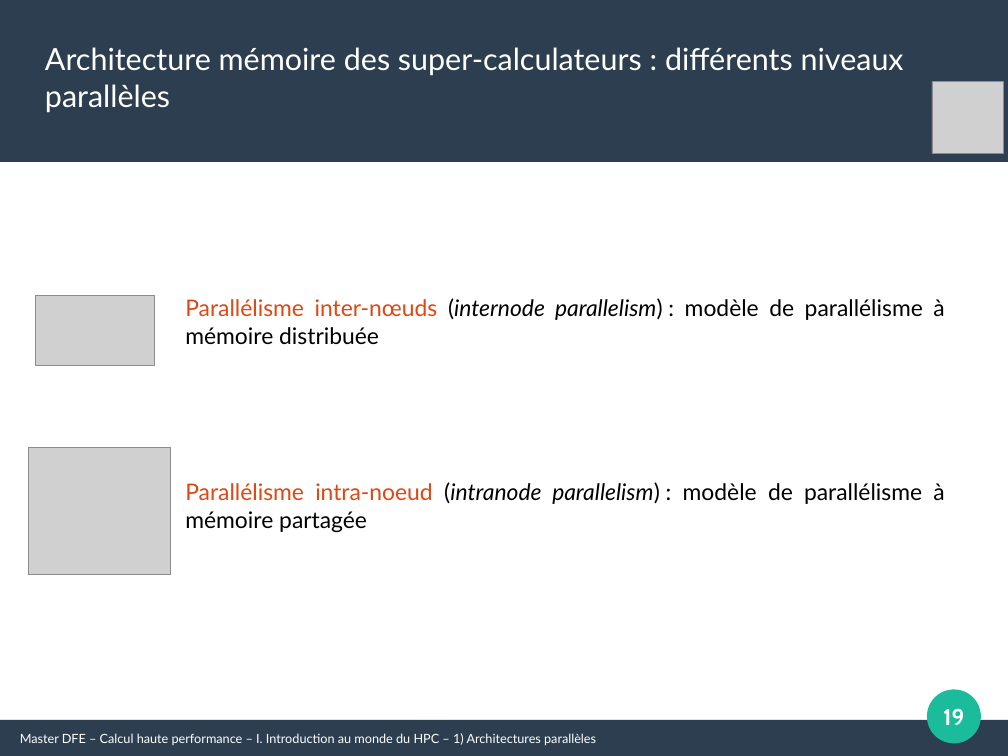
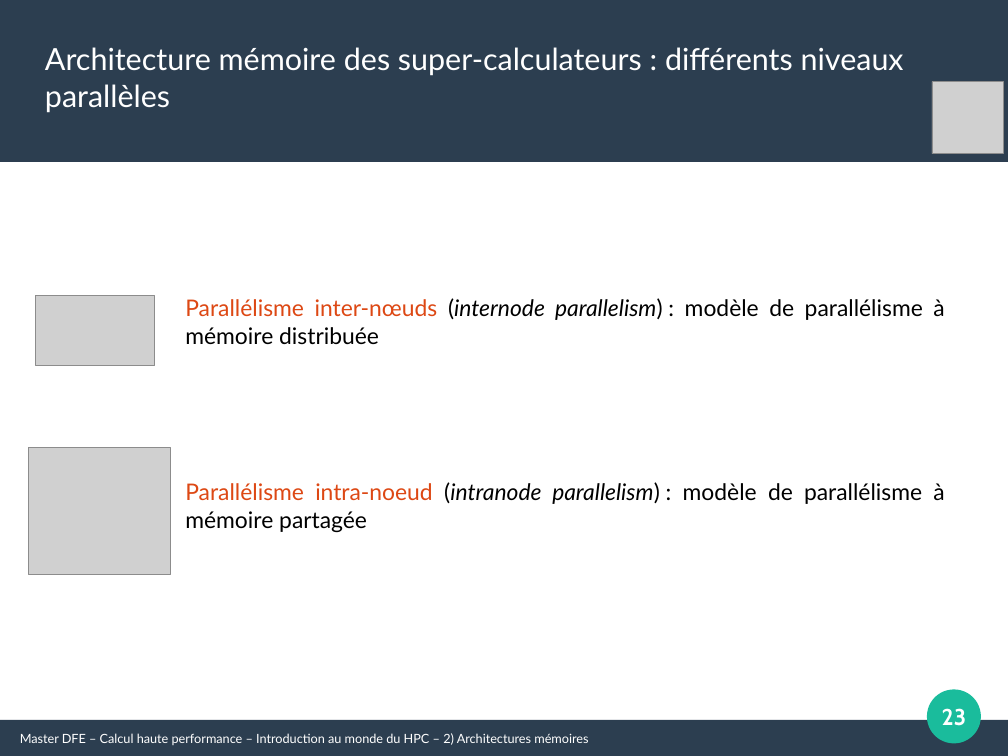
Before and after one commit to Maison-de-la-Simulation/HPC-DFE-Paris-Saclay, a slide deck: slide 23 of support/Introduction_HPC.odp (slide 19 before the commit). Drawn at 1008x756 pixels with LibreOffice and Linux fonts; fonts in the diff are those of the drawing; grey boxes stand for pictures. Boxes give left, top, right and bottom in pixels: in the first picture for what was removed or moved away, otherwise in the second. Text is boxed around its words. In the diff, an @@ line names an element or a change of style, - is before the commit and + after.

Commit message:
Update Introduction to HPC

```diff
--- a/support/Introduction_HPC.odp
+++ b/support/Introduction_HPC.odp
@@ page number at [942,708,966,726]: text changed @@
-19
+23
@@ text at [20,733,588,745]: text changed @@
-Master DFE – Calcul haute performance – I. Introduction au monde du HPC – 1) Architectures parallèles
+Master DFE – Calcul haute performance – Introduction au monde du HPC – 2) Architectures mémoires
```
Also in this commit, not shown: 35 other slides changed, 4 slides added, 1 other file.
